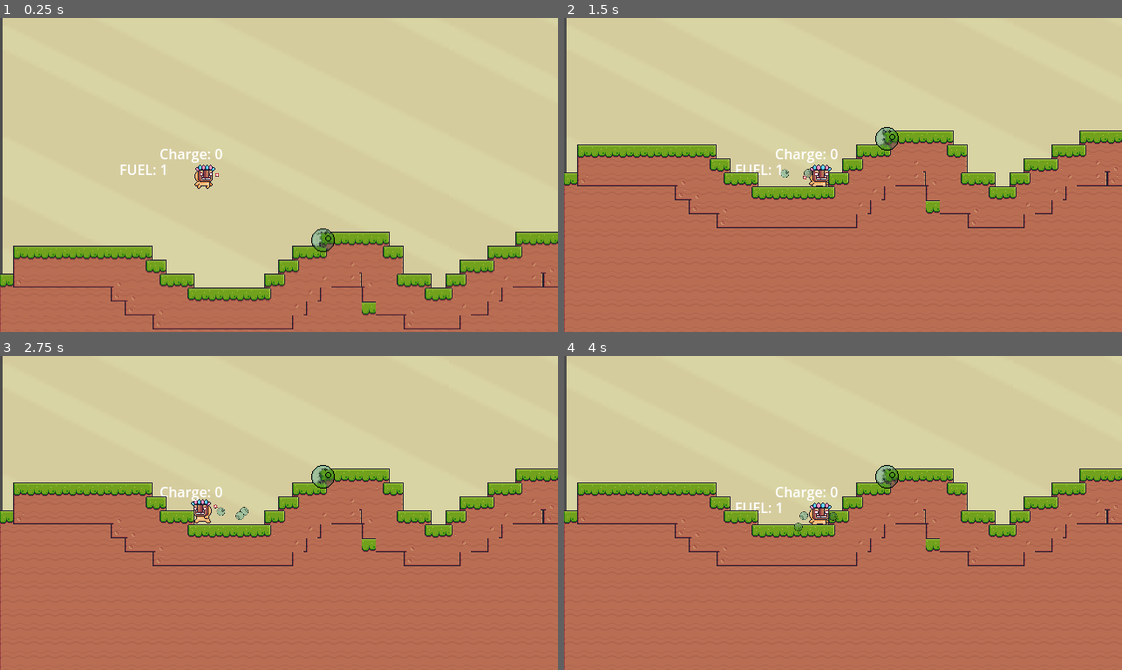
Above: before the commit, frames 1-4 (two rows, left to right).
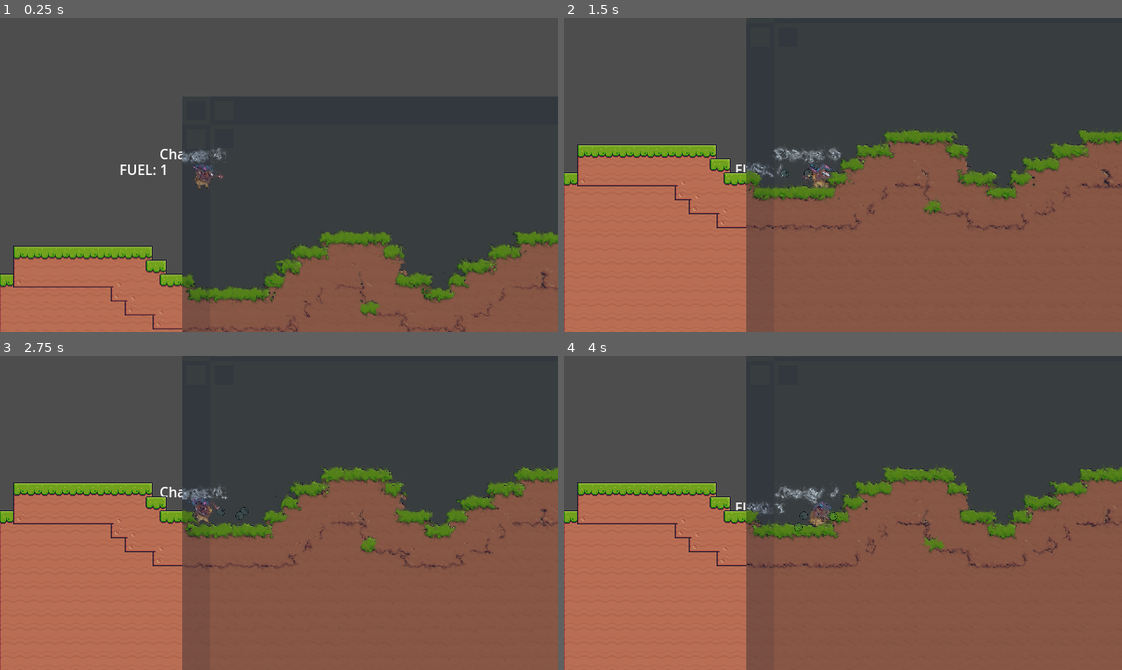
Above: after the commit, the same moments.

Repository: manulopezw/CGJ2025-Burbuja
Game: Godot game, scene res://World.tscn
The game is run twice, just before and just after one commit, with the same random seed, the same clock (stepped at 60 frames per second) and the same inputs.
Inputs (mouse positions are in pixels of both pictures, inside the frame that each line leads up to):
- Up to frame 1 (0.25 s): no input
- Up to frame 2 (1.5 s): tap Enter (ui_accept) at 0.5, 0.77 s; move the mouse to (965, 159) at 0.52 s; hold Right (ui_right) from 0.53 s (still down); move the mouse to (731, 190) at 1.27 s
- Up to frame 3 (2.75 s): tap Enter (ui_accept) at 1.52 s; move the mouse to (334, 443) at 2.02 s; release Right (ui_right) at 2.03 s; hold Left (ui_left) from 2.03 s (still down)
- Up to frame 4 (4 s): move the mouse to (815, 575) at 2.77 s; release Left (ui_left) at 2.78 s; hold Right (ui_right) from 2.78 s (still down); tap Enter (ui_accept) at 3.02, 3.77 s; move the mouse to (1010, 560) at 3.52 s

The runs differ from the first frame. In frame 1, 91% of the frame differs, in the area x 0-100%, y 0-100%; in frame 2, 81%; in frame 3, 81%; in frame 4, 81%.

Commit message:
Se añade agua con fisicas y colision

Diff:
--- a/World.tscn
+++ b/World.tscn
@@ -1,10 +1,12 @@
-[gd_scene load_steps=12 format=4 uid="uid://cft6wms2mdkei"]
+[gd_scene load_steps=14 format=4 uid="uid://cft6wms2mdkei"]
 
 [ext_resource type="PackedScene" uid="uid://b16dy7akcdbao" path="res://jugador.tscn" id="1_nrx7l"]
 [ext_resource type="Texture2D" uid="uid://dmk48pf6h070s" path="res://assets/Terrain/Terrain (16x16).png" id="3_k8dkd"]
 [ext_resource type="Texture2D" uid="uid://dsa4uc0go8xgl" path="res://assets/Background/Yellow.png" id="4_6q61e"]
 [ext_resource type="Shader" path="res://bubble.gdshader" id="4_hygys"]
 [ext_resource type="Texture2D" uid="uid://bhghkrpqeol6i" path="res://assets/Bubble_pixel_painted.png" id="5_gnrjk"]
+[ext_resource type="PackedScene" uid="uid://0dmjcye5q48h" path="res://water_body.tscn" id="6_b3q5d"]
+[ext_resource type="Script" path="res://water_body.gd" id="7_lno0h"]
 
 [sub_resource type="TileSetAtlasSource" id="TileSetAtlasSource_0j7m7"]
 texture = ExtResource("3_k8dkd")
@@ -388,6 +390,7 @@
 tile_set = SubResource("TileSet_pe6tu")
 
 [node name="ParallaxBackground" type="ParallaxBackground" parent="."]
+visible = false
 
 [node name="ParallaxLayer" type="ParallaxLayer" parent="ParallaxBackground"]
 motion_scale = Vector2(0.1, 0)
@@ -409,3 +412,7 @@
 material = SubResource("ShaderMaterial_ho646")
 position = Vector2(371, 186)
 texture = ExtResource("5_gnrjk")
+
+[node name="Water_body" parent="." instance=ExtResource("6_b3q5d")]
+position = Vector2(210, 21)
+script = ExtResource("7_lno0h")
--- a/bubble.gdshader
+++ b/bubble.gdshader
@@ -16,6 +16,7 @@
 	vec2 noise = 2.0 * texture(noise_texture, uv).rg - vec2(1.0);
 	COLOR = texture(TEXTURE, UV);
 	COLOR *= texture(screen_texture, SCREEN_UV + noise * distortion);
+
 		// Called for every pixel the material is visible on.
 }
 
--- /dev/null
+++ b/smooth_path_modified.gd
@@ -0,0 +1,68 @@
+class_name SmoothPath
+extends Path2D
+
+@export var spline_length: int = 8
+@export var _smooth: bool = false
+@export var _straighten: bool = false
+@export var color: Color = Color(1, 1, 1, 1)
+var width: int = 8
+
+# Setter y getter para _smooth
+func set_smooth(value: bool) -> void:
+	_smooth = value
+	smooth(value)
+
+func get_smooth() -> bool:
+	return _smooth
+
+# Setter y getter para _straighten
+func set_straighten(value: bool) -> void:
+	_straighten = value
+	straighten(value)
+
+func get_straighten() -> bool:
+	return _straighten
+
+# Endereza los puntos de la curva
+func straighten(value: bool) -> void:
+	if not value:
+		return
+	for i in range(curve.get_point_count()):
+		curve.set_point_in(i, Vector2.ZERO)
+		curve.set_point_out(i, Vector2.ZERO)
+
+# Suaviza los puntos de la curva
+func smooth(value: bool) -> void:
+	if not value:
+		return
+
+	var point_count = curve.get_point_count()
+	for i in range(point_count):
+		if i > 0 and i < point_count - 1:
+			var spline = _get_spline(i)
+			curve.set_point_in(i, -spline)
+			curve.set_point_out(i, spline)
+
+# Calcula el spline de un punto específico
+func _get_spline(i: int) -> Vector2:
+	var last_point = _get_point(i - 1)
+	var next_point = _get_point(i + 1)
+	return last_point.direction_to(next_point) * spline_length
+
+# Obtiene la posición de un punto, manejando el wrap-around
+func _get_point(i: int) -> Vector2:
+	var point_count = curve.get_point_count()
+	i = wrapi(i, 0, point_count)
+	if i > 1 and i < point_count - 1:
+		return curve.get_point_position(i)
+	elif i <= 1:
+		return Vector2(curve.get_point_position(1).x - spline_length, curve.get_point_position(1).y)
+	elif i >= point_count - 1:
+		return Vector2(curve.get_point_position(point_count - 1).x + spline_length, curve.get_point_position(point_count - 1).y)
+	else:
+		return Vector2(Vector2(curve.get_point_position(point_count - 1).x + spline_length, curve.get_point_position(point_count - 1).y))
+# Dibuja la curva
+func _draw() -> void:
+	var points = curve.get_baked_points()
+	if points:
+		draw_polyline(points, color, width, true)
--- /dev/null
+++ b/water_body.gd
@@ -0,0 +1,189 @@
+##This is the script that controls the water body
+##it contains all the springs of our water
+extends Node2D
+
+#spring factor, dampening factor and spread factor
+#spread factor dictates how much the waves will spread to their neighboors
+@export var k = 0.015
+@export var d = 0.03
+@export var spread = 0.2
+
+#the spring array
+var springs = []
+var passes = 12
+
+#distance in pixel between each spring
+@export var distance_between_springs = 32
+#number of springs in the scene
+@export var spring_number = 16
+
+#total water body lenght
+var water_lenght = distance_between_springs * spring_number;
+
+#spring scene reference
+@onready var water_spring = preload("res://water_spring.tscn");
+
+#the body of water depth
+@export var depth = 1000
+var target_height = global_position.y
+
+#the position of the bottom of our body of water
+var bottom = target_height + depth
+
+#reference to our polygon2D
+@onready var water_polygon = $Water_Polygon2D
+
+#reference to our water border
+@onready var water_border = $Water_Border
+@export var border_thickness = 0.1
+
+#reference to the water body area and its collision shape
+@onready var collisionShape = $Water_Body_Area/CollisionShape2D
+@onready var water_body_area = $Water_Body_Area
+
+#reference to the particle we just created
+#@onready var splash_particle = preload("res://Scenes/splash_particles.tscn")
+
+#initializes the spring array and all the springs
+func _ready():
+	water_border.width = border_thickness
+
+	spread = spread / 1000
+
+	#loops through all the springs
+	#makes an array with all the springs
+	#initializes each spring
+	for i in range(spring_number):
+		#the spring x position
+		#they are generated from left to right --- > 0, 32, 64, 96...
+		var x_position = distance_between_springs * i
+		var w = water_spring.instantiate()
+		add_child(w)
+		springs.append(w)
+		w.initialize(x_position, i)
+		w.set_collision_width(distance_between_springs)
+		#connects our splash signal and calls the function splash
+		w.connect("splash", splash)
+
+	#calculates the total lenght of the water body
+	var total_lenght = distance_between_springs * (spring_number - 1)
+
+	#creates a new rectangle shape 2D
+	var rectangle = RectangleShape2D.new().duplicate()
+
+	# area position stays right in the middle of the water body
+	# the extents of the rectangle are half of the size of the water body
+	var rect_position = Vector2(total_lenght / 2, depth / 2)
+	var rect_extents = Vector2(total_lenght / 2, depth / 2)
+
+	#sets the position and the extents of the area and the collisionshape
+	water_body_area.position = rect_position
+	rectangle.set_size(rect_extents)
+	collisionShape.set_shape(rectangle)
+
+func _physics_process(delta):
+
+	#moves all the springs accordingly
+	for i in springs:
+		i.water_update(k,d)
+
+	#represents the movement of the left and right neighbor of the springs
+
+	var left_deltas = []
+	var right_deltas = []
+
+	#initialize the values with an array of zeros
+	for i in range (springs.size()):
+		left_deltas.append(0)
+		right_deltas.append(0)
+		pass
+
+	for j in range(passes):
+		#loops through each spring of our array
+		for i in range(springs.size()):
+			#adds velocity to the spring to the LEFT of the current spring
+			if i > 0:
+				left_deltas[i] = spread * (springs[i].height - springs[i-1].height)
+				springs[i-1].velocity += left_deltas[i]
+			#adds velocity to the spring to the RIGHT of the current spring
+			if i < springs.size()-1:
+				right_deltas[i] = spread * (springs[i].height - springs[i+1].height)
+				springs[i+1].velocity += right_deltas[i]
+	new_border()
+	draw_water_body()
+
+
+func draw_water_body():
+
+	#gets the curve of the border
+	var curve = water_border.curve
+
+	#makes an array of the points in the curve
+	var points = Array(curve.get_baked_points())
+
+	#the water polygon will contain all the points of the surface
+	var water_polygon_points = points
+
+	#gets the first and last indexes of our surface array
+	var first_index = 0
+	var last_index = water_polygon_points.size()-1
+
+	#add other two points at the bottom of the polygon, to close the water body
+	water_polygon_points.append(Vector2(water_polygon_points[last_index].x, bottom))
+	water_polygon_points.append(Vector2(water_polygon_points[first_index].x, bottom))
+
+	#transforms our normal array into a poolvector2array
+	#the polygon draw function uses poolvector2arrays to draw the polygon, so we converted it
+	water_polygon_points = PackedVector2Array(water_polygon_points)
+
+	#sets the points of our polygon, and also our UV in the case we want to give it a texture
+	water_polygon.set_polygon(water_polygon_points)
+	water_polygon.set_uv(water_polygon_points)
+	pass
+
+func new_border():
+	#DRAW A NEW BORDER TO THE WATER
+
+	#creates a new curve 2D
+	var curve = Curve2D.new().duplicate()
+
+	#creates a new array, that holds the positions of the surface points!!
+	#we'll use those points to draw our border
+	var surface_points = []
+	for i in range(springs.size()):
+		surface_points.append(springs[i].position)
+
+	#adds the points to the curve
+	for i in range(surface_points.size()):
+		curve.add_point(surface_points[i])
+
+	#puts the new curve into our border, smooths it out and then update the border drawing
+	water_border.curve = curve
+	water_border.smooth(true)
+	water_border.queue_redraw()
+	pass
+
+#this function adds a speed to a spring with this index
+func splash(index, speed):
+	if index >= 0 and index < springs.size():
+		springs[index].velocity += speed
+	pass
+
+func _on_Water_Body_Area_body_entered(body):
+	body.in_water()
+
+	#creates a instace of the particle system
+	#var s = splash_particle.instantiate()
+
+	#adds the particle to the scene
+	#get_tree().current_scene.add_child(s)
+
+	#sets the position of the particle to the same of the body
+	#s.global_position = body.global_position
+
+	pass # Replace with function body.
+
+
+func _on_water_body_area_body_entered(body: Node2D) -> void:
+	#Aca detecto cuando un objeto ingresa al agua
+	pass # Replace with function body.
--- /dev/null
+++ b/water_body.tscn
@@ -0,0 +1,37 @@
+[gd_scene load_steps=9 format=3 uid="uid://0dmjcye5q48h"]
+
+[ext_resource type="Shader" path="res://bubble.gdshader" id="1_6pklt"]
+[ext_resource type="Script" path="res://water_body.gd" id="1_vby7l"]
+[ext_resource type="Texture2D" uid="uid://cfrajuvf866mj" path="res://assets/Background/Blue.png" id="2_ldkw4"]
+[ext_resource type="Script" path="res://smooth_path_modified.gd" id="4_ncsij"]
+
+[sub_resource type="FastNoiseLite" id="FastNoiseLite_6wiri"]
+
+[sub_resource type="NoiseTexture2D" id="NoiseTexture2D_0l7pu"]
+noise = SubResource("FastNoiseLite_6wiri")
+
+[sub_resource type="ShaderMaterial" id="ShaderMaterial_540eq"]
+shader = ExtResource("1_6pklt")
+shader_parameter/distortion = 0.01
+shader_parameter/speed = Vector2(0.4, 0.1)
+shader_parameter/noise_texture = SubResource("NoiseTexture2D_0l7pu")
+
+[sub_resource type="Curve2D" id="Curve2D_myyly"]
+
+[node name="Water_body" type="Node2D"]
+script = ExtResource("1_vby7l")
+
+[node name="Water_Polygon2D" type="Polygon2D" parent="."]
+material = SubResource("ShaderMaterial_540eq")
+color = Color(0.0841594, 0.440043, 0.405904, 1)
+texture = ExtResource("2_ldkw4")
+
+[node name="Water_Border" type="Path2D" parent="."]
+curve = SubResource("Curve2D_myyly")
+script = ExtResource("4_ncsij")
+
+[node name="Water_Body_Area" type="Area2D" parent="."]
+
+[node name="CollisionShape2D" type="CollisionShape2D" parent="Water_Body_Area"]
+
+[connection signal="body_entered" from="Water_Body_Area" to="." method="_on_water_body_area_body_entered"]
--- /dev/null
+++ b/water_spring.gd
@@ -0,0 +1,47 @@
+extends Node2D
+
+var velocity = 0;
+var force = 0;
+var height = 0; # current height of the spring
+var target_height = 0; # natural position of the spring
+
+@onready var collision = $Area2D/CollisionShape2D;
+
+var index = 0
+
+var motion_factor = 0.02
+
+var colided_with = null
+
+signal splash
+
+func water_update(spring_constant, dampening):
+	height = position.y;
+	var x = height - target_height;
+	var loss = -dampening * velocity;
+	force = -spring_constant * x + loss;
+	velocity += force;
+	position.y += velocity;
+	pass
+
+func initialize(x_position, id):
+	height = position.y;
+	target_height = position.y;
+	velocity = 0;
+	position.x = x_position;
+	index = id
+
+func set_collision_width(value):
+	var extents = collision.shape.get_size()
+	var new_extents = Vector2(value/2, extents.y)
+	collision.shape.set_size(new_extents)
+	pass
+
+
+func _on_area_2d_body_entered(body: Node2D) -> void:
+	if body == colided_with:
+		return
+	colided_with = body
+	var speed = body.velocity.y * motion_factor
+	emit_signal("splash",index,speed)
+	pass # Replace with function body.
--- /dev/null
+++ b/water_spring.tscn
@@ -0,0 +1,17 @@
+[gd_scene load_steps=3 format=3 uid="uid://b5bqrhwdve1ed"]
+
+[ext_resource type="Script" path="res://water_spring.gd" id="1_e3m5o"]
+
+[sub_resource type="RectangleShape2D" id="RectangleShape2D_wu8y1"]
+
+[node name="water_spring" type="Node2D"]
+script = ExtResource("1_e3m5o")
+
+[node name="Sprite2D" type="Sprite2D" parent="."]
+
+[node name="Area2D" type="Area2D" parent="."]
+
+[node name="CollisionShape2D" type="CollisionShape2D" parent="Area2D"]
+shape = SubResource("RectangleShape2D_wu8y1")
+
+[connection signal="body_entered" from="Area2D" to="." method="_on_area_2d_body_entered"]
Binary file removed: assets/White-noise-mv255-240x180.png
Binary file added: assets/joint.png
Not shown, changed: assets/joint.png.import
